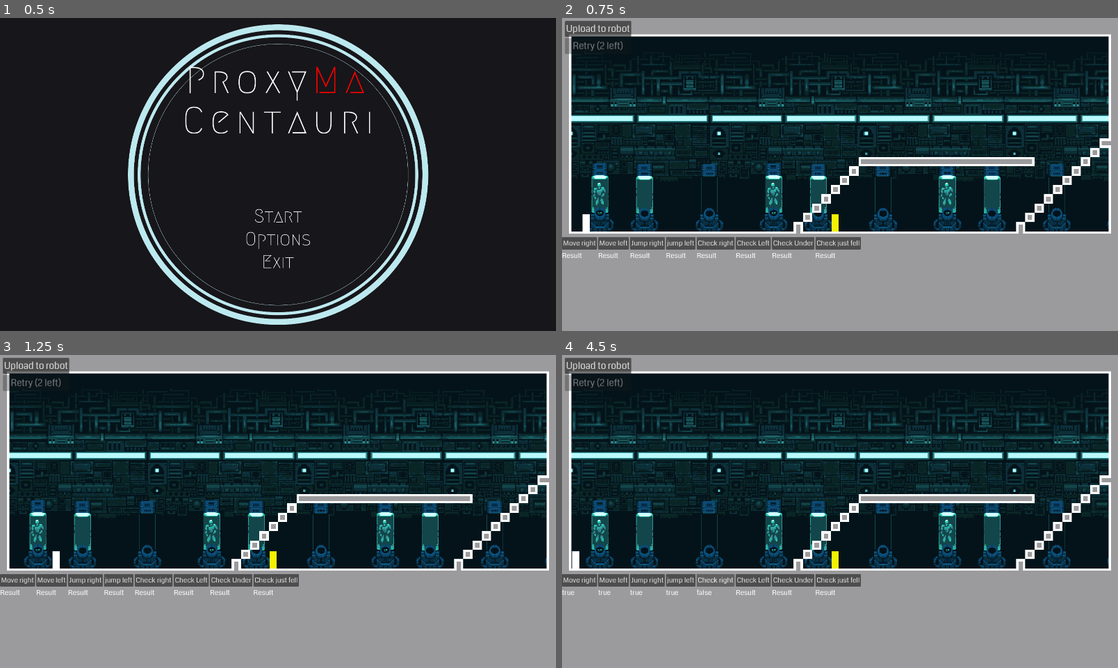
Above: before the commit, frames 1-4 (two rows, left to right).
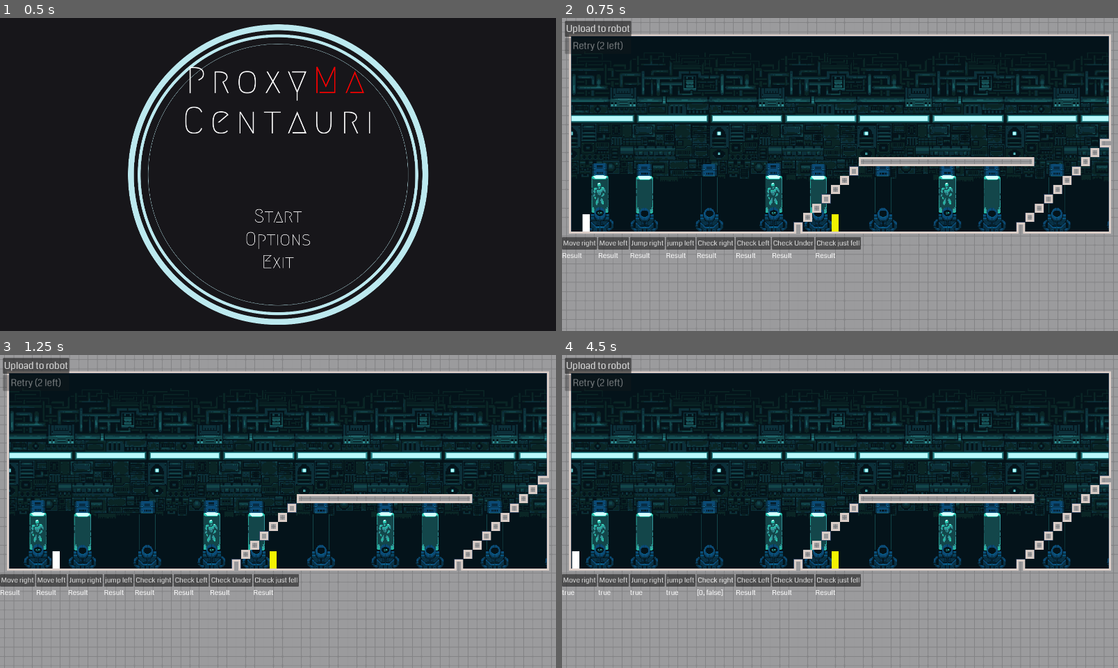
Above: after the commit, the same moments.

Repository: Gromnax/ProxyMaCentauri
Game: Godot game, scene res://Game.tscn
The game is run twice, just before and just after one commit, with the same random seed, the same clock (stepped at 60 frames per second) and the same inputs.
Inputs (mouse positions are in pixels of both pictures, inside the frame that each line leads up to):
- Up to frame 1 (0.5 s): no input
- Up to frame 2 (0.75 s): click (840, 215) at 0.5 s
- Up to frame 3 (1.25 s): no input
- Up to frame 4 (4.5 s): click "Move right" at 1.25 s; click "Move left" at 2 s; click "Jump right" at 2.75 s; click "jump left" at 3.5 s; click "Check right" at 4.25 s

Frame 1 is identical in both runs. In frame 2, 2.9% of the frame differs, in the area x 1-99%, y 5-69%; in frame 3, 2.9%; in frame 4, 3.0%, in the area x 1-99%, y 5-77%.

Commit message:
add id for signals

Diff:
--- a/Data/options_data.tres
+++ b/Data/options_data.tres
@@ -1,6 +1,6 @@
-[gd_resource type="Resource" script_class="OptionsData" format=3]
+[gd_resource type="Resource" script_class="OptionsData" format=3 uid="uid://o2j4cu41kqnn"]
 
-[ext_resource type="Script" path="res://Data/Struct/option_struct.gd" id="1_pgoju"]
+[ext_resource type="Script" uid="uid://ba0pmci5278vd" path="res://Data/Struct/option_struct.gd" id="1_pgoju"]
 
 [resource]
 script = ExtResource("1_pgoju")
--- a/Levels/control_no_code.gd
+++ b/Levels/control_no_code.gd
@@ -15,27 +15,27 @@
 	# IMPORTANT : Le check_is_arrived et tout les reponse doivent etre précisement aprés le check.
 	# Si il y a une ligne de code entre nottament une boucle, il attendra le signal qui est déja passé.
 	# Forcer un delai est possible mais inconsistent.
-	EventBus.move_right.emit()
+	EventBus.move_right.emit(0)
 	await EventBus.check_is_arrived
-	EventBus.move_right.emit()
+	EventBus.move_right.emit(0)
 	await EventBus.check_is_arrived
-	EventBus.move_right.emit()
+	EventBus.move_right.emit(0)
 	await EventBus.check_is_arrived
-	EventBus.move_right.emit()
+	EventBus.move_right.emit(0)
 	await EventBus.check_is_arrived
-	EventBus.move_right.emit()
+	EventBus.move_right.emit(0)
 	await EventBus.check_is_arrived
-	EventBus.move_left.emit()
+	EventBus.move_left.emit(0)
 	await EventBus.check_is_arrived
-	EventBus.move_left.emit()
+	EventBus.move_left.emit(0)
 	await EventBus.check_is_arrived
-	EventBus.move_left.emit()
+	EventBus.move_left.emit(0)
 	await EventBus.check_is_arrived
-	EventBus.move_left.emit()
+	EventBus.move_left.emit(0)
 	await EventBus.check_is_arrived
 
 func _on_button_move_right_pressed() -> void:
-	EventBus.move_right.emit()
+	EventBus.move_right.emit(0)
 	var response = await EventBus.check_is_arrived
 	for btn in buttons:
 		btn.disabled = true
@@ -44,7 +44,7 @@
 	$HBoxContainer/VBoxContainer/LabelResult.text = str(response)
 
 func _on_button_move_left_pressed() -> void:
-	EventBus.move_left.emit()
+	EventBus.move_left.emit(0)
 	var response = await EventBus.check_is_arrived
 	for btn in buttons:
 		btn.disabled = true
@@ -54,7 +54,7 @@
 
 
 func _on_button_jump_right_pressed() -> void:
-	EventBus.jump_right.emit()
+	EventBus.jump_right.emit(0)
 	var response = await EventBus.check_is_arrived
 	for btn in buttons:
 		btn.disabled = true
@@ -65,7 +65,7 @@
 
 
 func _on_button_jump_left_pressed() -> void:
-	EventBus.jump_left.emit()
+	EventBus.jump_left.emit(0)
 	var response = await EventBus.check_is_arrived
 	for btn in buttons:
 		btn.disabled = true
@@ -76,7 +76,7 @@
 
 
 func _on_button_check_right_pressed() -> void:
-	EventBus.check_obj_right.emit()
+	EventBus.check_obj_right.emit(0)
 	var response = await EventBus.check_obj_right_response
 	for btn in buttons:
 		btn.disabled = true
@@ -86,7 +86,7 @@
 
 
 func _on_button_check_left_pressed() -> void:
-	EventBus.check_obj_left.emit()
+	EventBus.check_obj_left.emit(0)
 	var response = await EventBus.check_obj_left_response
 	for btn in buttons:
 		btn.disabled = true
@@ -96,7 +96,7 @@
 
 
 func _on_button_check_under_pressed() -> void:
-	EventBus.check_obj_under.emit()
+	EventBus.check_obj_under.emit(0)
 	var response = await EventBus.check_obj_under_response
 	for btn in buttons:
 		btn.disabled = true
@@ -106,7 +106,7 @@
 
 
 func _on_button_check_fell_pressed() -> void:
-	EventBus.check_just_fell.emit()
+	EventBus.check_just_fell.emit(0)
 	var response = await EventBus.check_just_fell_response
 	for btn in buttons:
 		btn.disabled = true
--- a/Levels/robot.gd
+++ b/Levels/robot.gd
@@ -129,19 +129,19 @@
 # ACTIONS
 # --------------------------------------------------
 
-func on_move_right():
+func on_move_right(id:int):
 	await try_move(Vector2i.RIGHT)
 	current_movement = MOVEMENT.GROUNDED
 
-func on_move_left():
+func on_move_left(id:int):
 	await try_move(Vector2i.LEFT)
 	current_movement = MOVEMENT.GROUNDED
 
-func on_jump_right():
+func on_jump_right(id:int):
 	await try_move(Vector2i(1, -1))
 	current_movement = MOVEMENT.GROUNDED
 
-func on_jump_left():
+func on_jump_left(id:int):
 	await try_move(Vector2i(-1, -1))
 	current_movement = MOVEMENT.GROUNDED
 
@@ -149,29 +149,29 @@
 # CHECKS
 # --------------------------------------------------
 
-func on_check_obj_right():
+func on_check_obj_right(id:int):
 	var current = world_to_cell(global_position)
 	var side = current + Vector2i.RIGHT
 	await get_tree().process_frame
-	EventBus.check_obj_right_response.emit(is_blocked(side))
+	EventBus.check_obj_right_response.emit(id, is_blocked(side))
 
-func on_check_obj_left():
+func on_check_obj_left(id:int):
 	var current = world_to_cell(global_position)
 	var side = current + Vector2i.LEFT
 	await get_tree().process_frame
-	EventBus.check_obj_left_response.emit(is_blocked(side))
+	EventBus.check_obj_left_response.emit(id, is_blocked(side))
 
-func on_check_obj_under():
+func on_check_obj_under(id:int):
 	var current = world_to_cell(global_position)
 	var side = current + Vector2i.DOWN
 	await get_tree().process_frame
-	EventBus.check_obj_under_response.emit(is_blocked(side))
+	EventBus.check_obj_under_response.emit(id, is_blocked(side))
 
-func on_check_just_fell():
+func on_check_just_fell(id:int):
 	var response = false
 	if current_movement == MOVEMENT.FALLING:
 		response = true
-	EventBus.check_just_fell_response.emit(response)
+	EventBus.check_just_fell_response.emit(id, response)
 
 func win():
 	PreloadBus.change_level("win_menu")
--- a/Singletons/EventBus.gd
+++ b/Singletons/EventBus.gd
@@ -4,21 +4,18 @@
 #Passer par un event bus permet de réduire le couplage du code et donc de le rendre plus flexible
 
 @warning_ignore_start("unused_signal")
-#old
-signal pseudo_code_changed(pseudo_code : Array)
-
 # Actions emitted by graph
-signal move_right
-signal move_left
-signal jump_right
-signal jump_left
-signal check_obj_right
-signal check_obj_left
-signal check_obj_under
-signal check_just_fell
+signal move_right(id:int)
+signal move_left(id:int)
+signal jump_right(id:int)
+signal jump_left(id:int)
+signal check_obj_right(id:int)
+signal check_obj_left(id:int)
+signal check_obj_under(id:int)
+signal check_just_fell(id:int)
 # Triggers emitted by character
-signal check_is_arrived(response:bool)
-signal check_obj_right_response(response:bool)
-signal check_obj_left_response(response:bool)
-signal check_obj_under_response(response:bool)
-signal check_just_fell_response(response:bool)
+signal check_is_arrived(id:int, response:bool)
+signal check_obj_right_response(id:int, response:bool)
+signal check_obj_left_response(id:int, response:bool)
+signal check_obj_under_response(id:int, response:bool)
+signal check_just_fell_response(id:int, response:bool)
Binary file changed: Assets/Tiles/template_tile_light.png
Binary file added: Assets/UI/template_tile_light.png
Not shown, added: Assets/UI/template_tile_light.png.import
Not shown, changed: .DS_Store
Not shown, changed: Assets/.DS_Store
